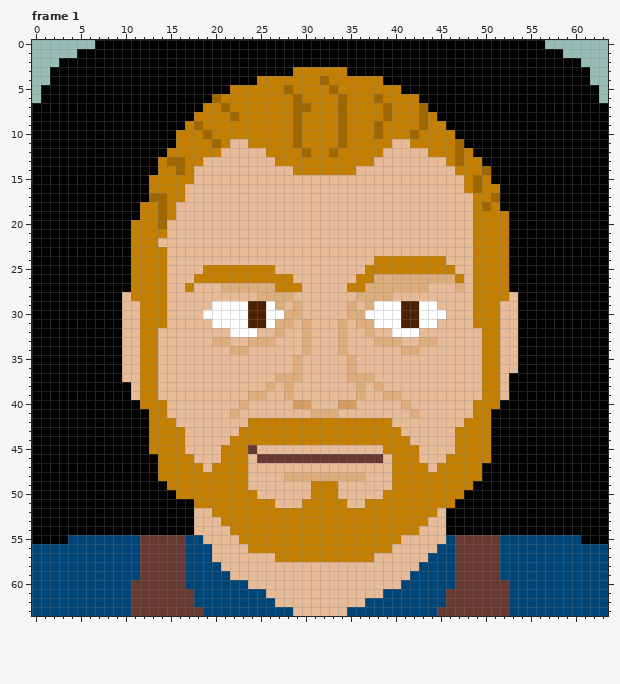
File history of a pixel-art file, assets/actor/larry/face.aseprite. The first picture shows the starting point.
64x64 pixels, 4 frames. Shown: frame 1. The commit also changed other frames, which this record leaves out.
After:
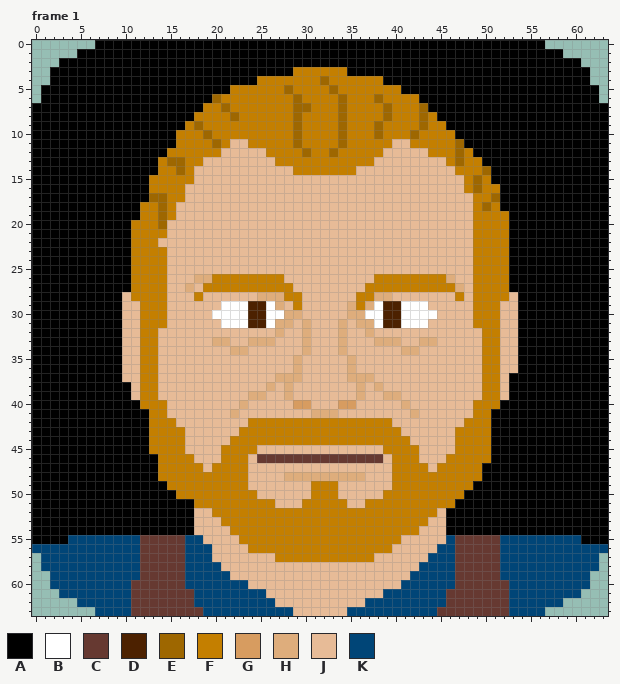
Palette (. is transparent): A #000000  B #ffffff  C #663931  D #4c2100  E #9e6700  F #c47f00  G #d79c60  H #dead7c  J #e7bb97  K #004577
The exact change:
Frame 1:
y 24: x 38..45 FFFFFFFF -> JJJJJJJJ
y 25: x 19..26 FFFFFFFF -> JJJJJJJJ; x 37..46 FFFFFFFFFF -> JJJJJJJJJJ
y 26: x 18..19 FF -> HH; x 28 F -> J; x 36..45 FFHHHHHHHH -> JJFFFFFFFF; x 47 F -> J
y 27: x 17 F -> H; x 19..26 JJHHHHHH -> FFFFFFFF; x 29 F -> J; x 35..46 FFHHHHHHHJJJ -> JJFFFFFFFFFF
y 28: x 18 J -> F; x 28..29 HJ -> FF; x 36..37 HH -> FF; x 47 J -> F
y 29: x 20 B -> J; x 29 H -> F; x 36 J -> F; x 39..42 BBDD -> DDBB; x 44 B -> J
y 30: x 19 B -> J; x 39..42 BBDD -> DDBB; x 45 B -> J
y 31: x 20 B -> J; x 39..42 BBDD -> DDBB; x 44 B -> J
y 32: x 22..24 BBB -> JJJ; x 40..42 BBB -> JJJ
y 45: x 24 C -> F
y 57..58: x 0 K -> .; x 63 K -> .
y 59..60: x 0..1 KK -> ..; x 62..63 KK -> ..
y 61: x 0..2 KKK -> ...; x 61..63 KKK -> ...
y 62: x 0..4 KKKKK -> .....; x 59..63 KKKKK -> .....
y 63: x 0..6 KKKKKKK -> .......; x 57..63 KKKKKKK -> .......
